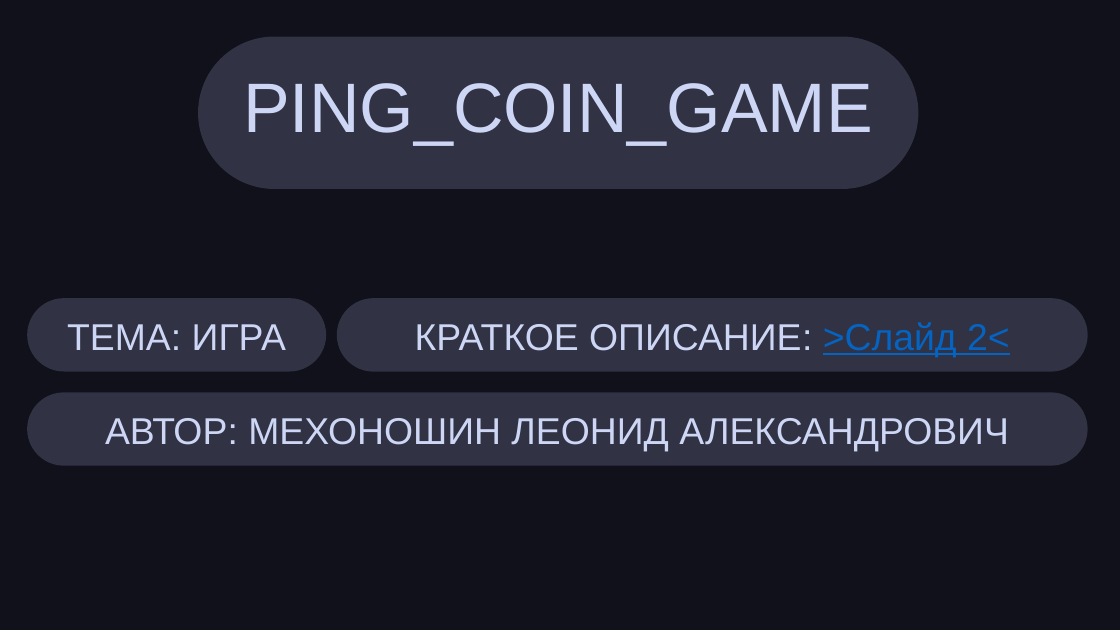
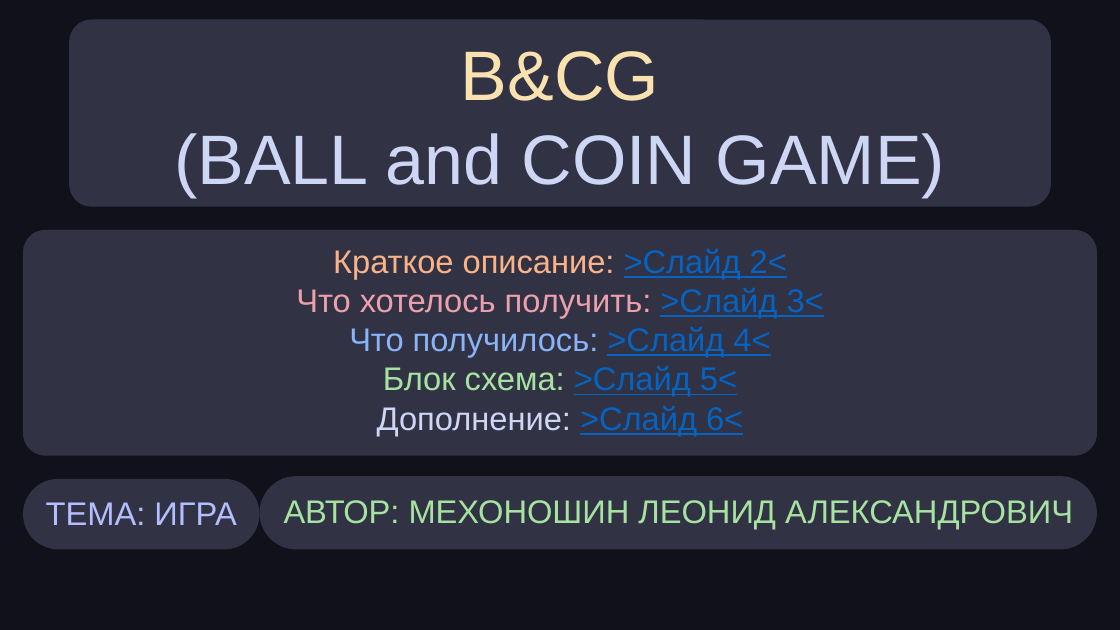
Before and after one commit to zkp3/B_and_CG, a slide deck: slide 1 of Preza.pptx. Drawn at 1120x630 pixels with LibreOffice and Linux fonts; fonts in the diff are those of the drawing. Boxes give left, top, right and bottom in pixels: in the first picture for what was removed or moved away, otherwise in the second. Text is boxed around its words. In the diff, an @@ line names an element or a change of style, - is before the commit and + after.

```diff
--- a/Preza.pptx
+++ b/Preza.pptx
@@ rounded rectangle "B&CG": place and size @@
-rounded rectangle "B&CG" at [198, 37, 919, 189]
+rounded rectangle "B&CG" at [69, 19, 1051, 207]
@@ rounded rectangle "B&CG" at [69, 19, 1051, 207]: proportions changed @@
@@ text in rounded rectangle at [174, 51, 945, 197]: text changed @@
-PING_COIN_GAME
+B&CG
+(BALL and COIN GAME)
@@ rounded rectangle "Краткое описание: >Слайд 2<" at [23, 230, 1097, 456]: proportions changed @@
@@ rounded rectangle "Краткое описание: >Слайд 2<": place and size @@
-rounded rectangle "Краткое описание: >Слайд 2<" at [337, 298, 1088, 372]
+rounded rectangle "Краткое описание: >Слайд 2<" at [23, 230, 1097, 456]
@@ text in rounded rectangle at [296, 249, 824, 436]: text changed; size 32 to 28 pt; text colour #CDD6F4 to #0563C1 @@
-КРАТКОЕ ОПИСАНИЕ: >Слайд 2<
+Краткое описание: >Слайд 2<
+Что хотелось получить: >Слайд 3<
+Что получилось: >Слайд 4<
+Блок схема: >Слайд 5<
+Дополнение: >Слайд 6<
@@ rounded rectangle "ТЕМА: ИГРА": place and size @@
-rounded rectangle "ТЕМА: ИГРА" at [27, 298, 326, 371]
+rounded rectangle "ТЕМА: ИГРА" at [23, 479, 260, 549]
@@ rounded rectangle "ТЕМА: ИГРА" at [23, 479, 260, 549]: size 32 to 28 pt, text colour #CDD6F4 to #B4BEFE @@
@@ rounded rectangle "АВТОР: МЕХОНОШИН ЛЕОНИД АЛЕКСАНДРОВИЧ": place and size @@
-rounded rectangle "АВТОР: МЕХОНОШИН ЛЕОНИД АЛЕКСАНДРОВИЧ" at [27, 392, 1088, 465]
+rounded rectangle "АВТОР: МЕХОНОШИН ЛЕОНИД АЛЕКСАНДРОВИЧ" at [260, 476, 1097, 549]
@@ rounded rectangle "АВТОР: МЕХОНОШИН ЛЕОНИД АЛЕКСАНДРОВИЧ" at [260, 476, 1097, 549]: size 32 to 28 pt, text colour #CDD6F4 to #A6E3A1 @@
```
Also in this commit, not shown: 2 other slides changed, 4 slides added, 4 other files.
